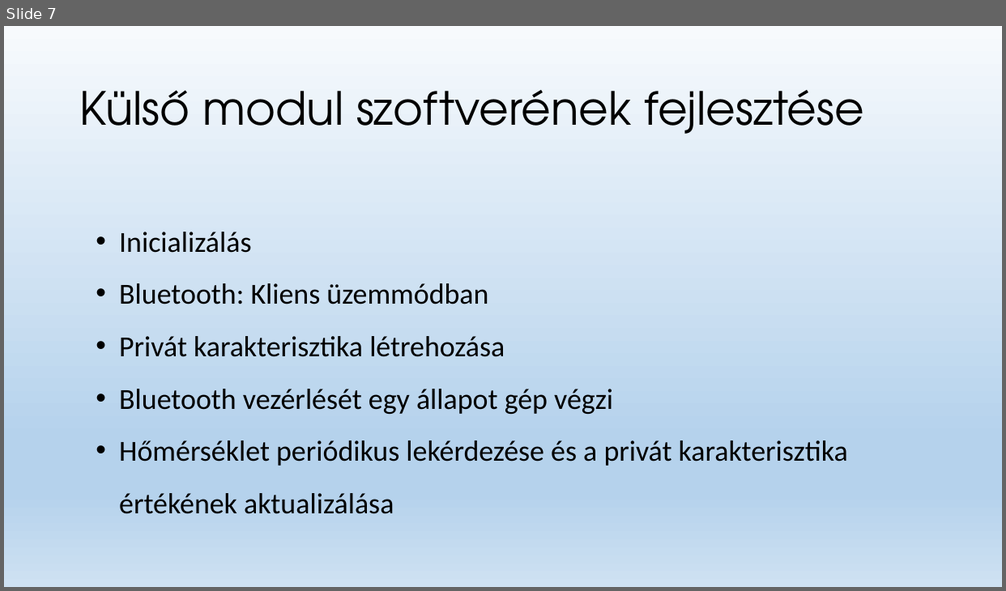
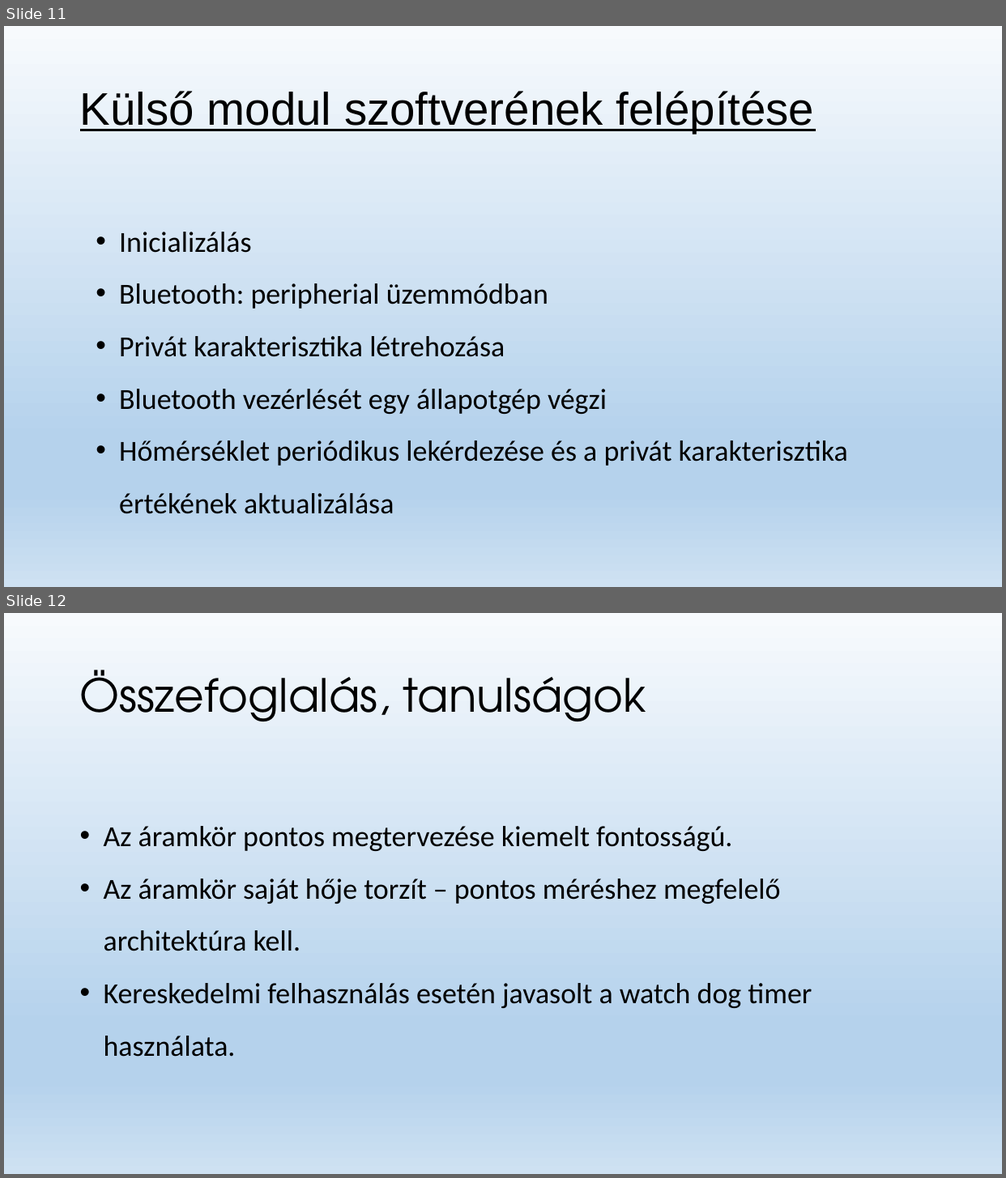
Before and after one commit to foltanyi/modularis_homero, a slide deck: Moduláris digitalis hőmérő fejlesztése.pptx. Shown one above the other, each under a label of ours: slide 7 before the commit, slides 11 and 12 after it. The pictures are 1006x591 and 1006x1178 pixels, drawn with LibreOffice and Linux fonts; fonts in the diff are those of the drawing. Boxes give left, top, right and bottom in pixels: in the first picture for what was removed or moved away, otherwise in the second. Text is boxed around its words. In the diff, an @@ line names an element or a change of style, - is before the commit and + after.

```diff
--- a/Moduláris digitalis hőmérő fejlesztése.pptx
+++ b/Moduláris digitalis hőmérő fejlesztése.pptx
@@ slide 12 added at (x1=4, y1=613, x2=1002, y2=1174), background gradient #F7FAFD to #B5D2EC to #CEE1F2 @@
@@ title added at (x1=80, y1=670, x2=646, y2=722), 44 pt, text #000000 @@
+Összefoglalás, tanulságok
@@ text added at (x1=104, y1=826, x2=812, y2=1057), 28 pt, text #000000 @@
+• Az áramkör pontos megtervezése kiemelt fontosságú.
+• Az áramkör saját hője torzít – pontos méréshez megfelelő architektúra kell.
+• Kereskedelmi felhasználás esetén javasolt a watch dog timer használata.
@@ what was slide 7 is now slide 11 @@
@@ slide 11 changed as well @@
@@ title at (x1=80, y1=91, x2=815, y2=133): text changed; font TeX Gyre Adventor to Arial @@
-Külső modul szoftverének fejlesztése
+Külső modul szoftverének felépítése
@@ text at (x1=119, y1=284, x2=548, y2=309): text changed @@
-• Bluetooth: Kliens üzemmódban
+• Bluetooth: peripherial üzemmódban
@@ text at (x1=119, y1=389, x2=607, y2=414): spaces changed @@
-• Bluetooth vezérlését egy állapot gép végzi
+• Bluetooth vezérlését egy állapotgép végzi
```
Also in this commit, not shown: 6 other slides changed, 4 other slides added, 1 slide removed.
